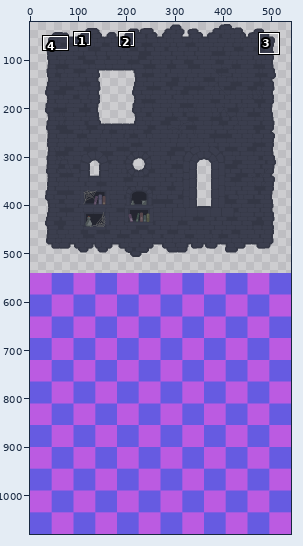
Two states of a pixel-art file, Assets/Textures/tilesets/pebble/Marble/marble-background-tiles.aseprite. The picture above shows the old version from afar; the outline marks the close-up.
Close-up. The starting point:
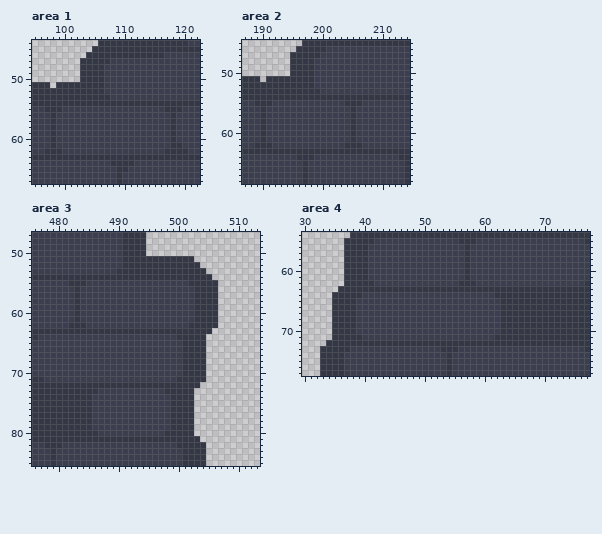
540x1080 pixels, 1 frame. Colours within 5 levels of each other are drawn and written as one. Shown: area 1: x 95..122, y 44..67; area 2: x 187..214, y 45..68; area 3: x 476..513, y 47..85; area 4: x 30..77, y 54..77. The wide view leaves out empty margins. The commit also changed other parts of the picture, which this record leaves out.
The result:
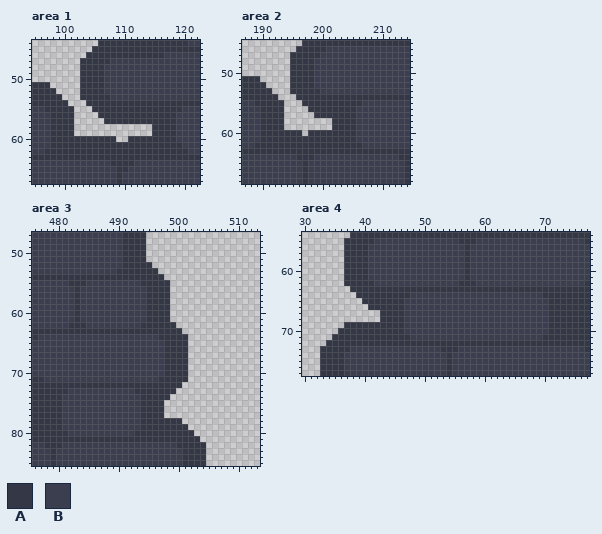
Palette (. is transparent): A #343745  B #3b3e4e
What changed:
layer "Layer 1" removed
Area 1, layer "Layer 3":
y 51..52: x 99..102 AAAA -> ....
y 53: x 100..102 AAA -> ...
y 54: x 101..103 AAA -> ...
y 55: x 100..116 BBBBBBBBBBBBBBBBB -> AA...AAAAAAAAAAAA
y 56: x 99..117 BBBBBBBBBBBBBBBBBBB -> AAA....AAAAAAAAAAAA
y 57: x 99..117 BBBBBBBBBBBBBBBBBBB -> AAA.....AAAAAAAAAAA
y 58..59: x 99..117 BBBBBBBBBBBBBBBBBBB -> AAA.............AAA
y 60: x 99..117 BBBBBBBBBBBBBBBBBBB -> AAAAAAAAAA..AAAAAAA
y 61: x 99..117 BBBBBBBBBBBBBBBBBBB -> AAAAAAAAAAAAAAAAAAA
y 62: x 100..116 BBBBBBBBBBBBBBBBB -> AAAAAAAAAAAAAAAAA
Area 2, layer "Layer 3":
y 51..52: x 191..194 AAAA -> ....
y 53: x 192..194 AAA -> ...
y 54: x 193..195 AAA -> ...
y 55: x 192..203 BBBBBBBBBBBB -> AA...AAAAAAA
y 56: x 191..204 BBBBBBBBBBBBBB -> AAA....AAAAAAA
y 57: x 191..204 BBBBBBBBBBBBBB -> AAA.....AAAAAA
y 58..59: x 191..204 BBBBBBBBBBBBBB -> AAA........AAA
y 60: x 191..204 BBBBBBBBBBBBBB -> AAAAAA.AAAAAAA
y 61: x 191..204 BBBBBBBBBBBBBB -> AAAAAAAAAAAAAA
y 62: x 192..203 BBBBBBBBBBBB -> AAAAAAAAAAAA
Area 3, layer "Layer 3":
y 51: x 495..502 AAAAAAAA -> ........
y 52: x 496..503 AAAAAAAA -> ........
y 53: x 497..504 AAAAAAAA -> ........
y 54: x 498..505 AAAAAAAA -> ........
y 55: x 494..506 BBBBBBBBAAAAA -> AAAAA........
y 56..61: x 495..506 BBBBBBBBAAAA -> AAAA........
y 62: x 494..506 BBBBBBBBAAAAA -> AAAAAA.......
y 63: x 501..505 AAAAA -> .....
y 64: x 497..499 BBB -> AAA; x 502..504 AAA -> ...
y 65..70: x 498..500 BBB -> AAA; x 502..504 AAA -> ...
y 71: x 497..499 BBB -> AAA; x 502..504 AAA -> ...
y 72: x 501..503 AAA -> ...
y 73: x 482..486 AAAAA -> BBBBB; x 493..497 BBBBB -> AAAAA; x 500..502 AAA -> ...
y 74: x 481..485 AAAAA -> BBBBB; x 494..502 BBBBBAAAA -> AAAAA....
y 75..77: x 481..485 AAAAA -> BBBBB; x 494..502 BBBBBAAAA -> AAAA.....
y 78: x 481..485 AAAAA -> BBBBB; x 494..498 BBBBB -> AAAAA; x 501..502 AA -> ..
y 79: x 481..485 AAAAA -> BBBBB; x 494..498 BBBBB -> AAAAA; x 502 A -> .
y 80: x 482..486 AAAAA -> BBBBB; x 493..497 BBBBB -> AAAAA
Area 4, layer "Layer 3":
y 63: x 36..37 AA -> ..
y 64: x 35..38 AAAA -> ....; x 40..47 BBBBBBBB -> AAAAAAAA; x 62..69 AAAAAAAA -> BBBBBBBB
y 65: x 35..46 AAAABBBBBBBB -> .....AAAAAAA; x 63..70 AAAAAAAA -> BBBBBBBB
y 66: x 35..46 AAAABBBBBBBB -> ......AAAAAA; x 63..70 AAAAAAAA -> BBBBBBBB
y 67..68: x 35..46 AAAABBBBBBBB -> ........AAAA; x 63..70 AAAAAAAA -> BBBBBBBB
y 69: x 35..36 AA -> ..; x 39..46 BBBBBBBB -> AAAAAAAA; x 63..70 AAAAAAAA -> BBBBBBBB
y 70: x 35 A -> .; x 39..46 BBBBBBBB -> AAAAAAAA; x 63..70 AAAAAAAA -> BBBBBBBB
y 71: x 40..47 BBBBBBBB -> AAAAAAAA; x 62..69 AAAAAAAA -> BBBBBBBB
Where, in picture pixels (left, top, right, bottom), the same in both close-ups:
changed: (56, 82, 170, 154)
changed: (266, 76, 350, 148)
changed: (134, 256, 218, 436)
changed: (62, 388, 98, 436)
changed: (332, 286, 410, 340)
changed: (494, 292, 548, 340)
